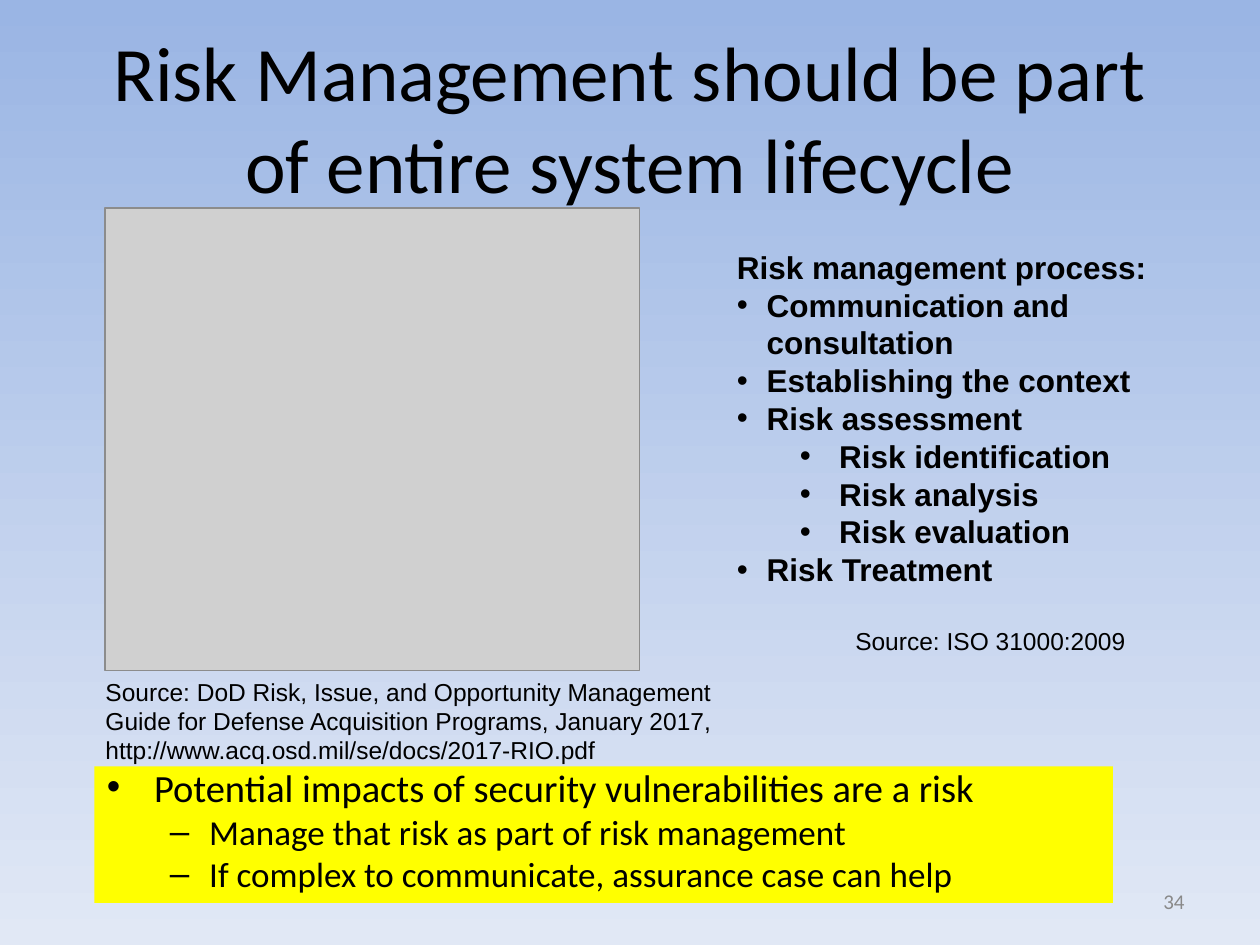
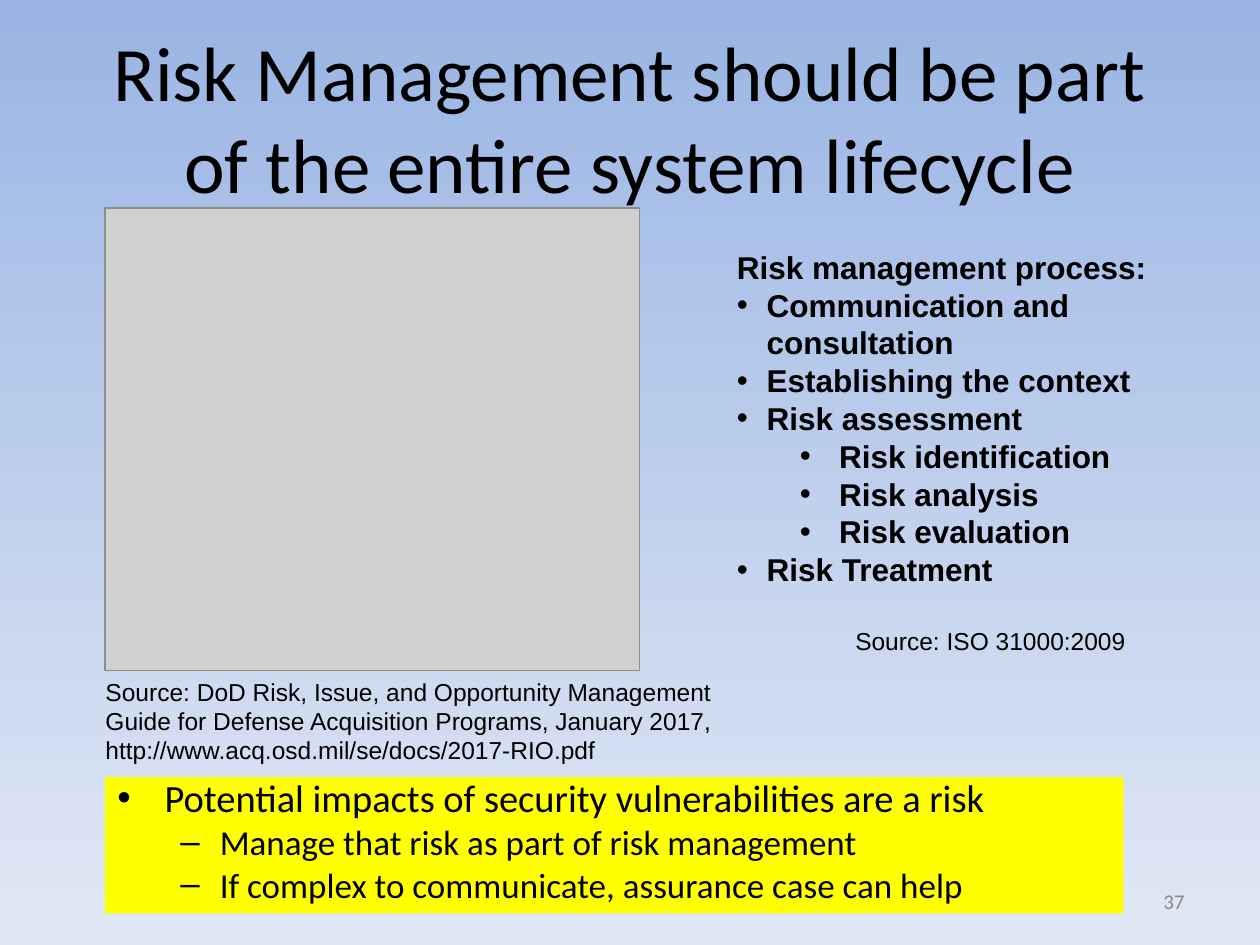
Before and after one commit to david-a-wheeler/david-a-wheeler.github.io, a slide deck: slide 37 of secure-class/presentations/Secure-Software-1-Introduction.ppt (slide 34 before the commit). Drawn at 1260x945 pixels with LibreOffice and Linux fonts; fonts in the diff are those of the drawing; grey boxes stand for pictures. Boxes give left, top, right and bottom in pixels: in the first picture for what was removed or moved away, otherwise in the second. Text is boxed around its words. In the diff, an @@ line names an element or a change of style, - is before the commit and + after.

```diff
--- a/secure-class/presentations/Secure-Software-1-Introduction.ppt
+++ b/secure-class/presentations/Secure-Software-1-Introduction.ppt
@@ title at [113, 47, 1145, 211]: text changed @@
-Risk Management should be part of entire system lifecycle
+Risk Management should be part of the entire system lifecycle
@@ rectangle "Potential impacts of security vulnerabilities ...": place and size @@
-rectangle "Potential impacts of security vulnerabilities ..." at [94, 766, 1113, 902]
+rectangle "Potential impacts of security vulnerabilities ..." at [105, 777, 1123, 914]
@@ page number at [1163, 895, 1184, 909]: text changed @@
-34
+37
```
Also in this commit, not shown: 9 other slides changed, 3 slides added, 1 other file.
